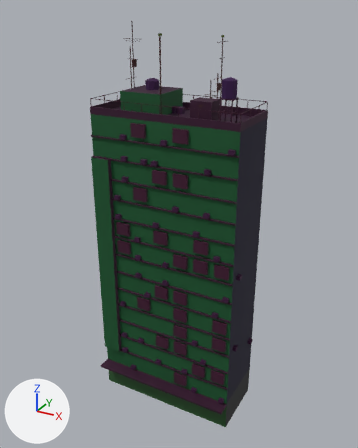
The glTF model public/assets/buildings/slab_k.glb, before and after one commit.
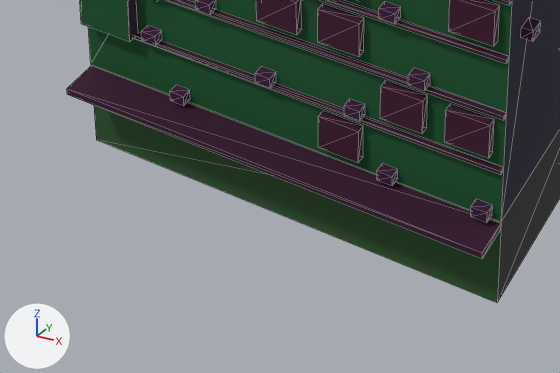
There are two pictures of each version: one whole from a camera (50 mm lens) standing at (33.1, -59.7, 60.5) and looking at (0.3, -0.1, 30.8), one close up on the part from 23% to 68% of the width and 76% to 100% of the height. The axes (+X, +Y, +Z) are drawn at lower left. The lights are the same throughout. The first two pictures are the older version. The close-ups show mesh edges as thin lines. Where no turn or scale is listed for an object, it has been applied to the vertices. Vertices at exactly the same position are counted once.

Names of what the first close-up shows: 'slab_k'.
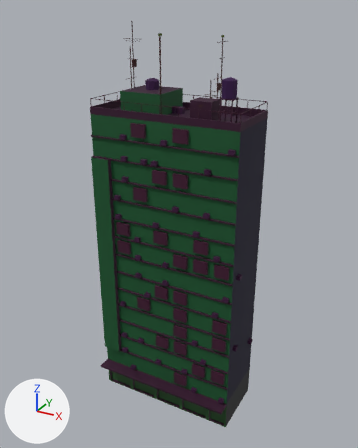
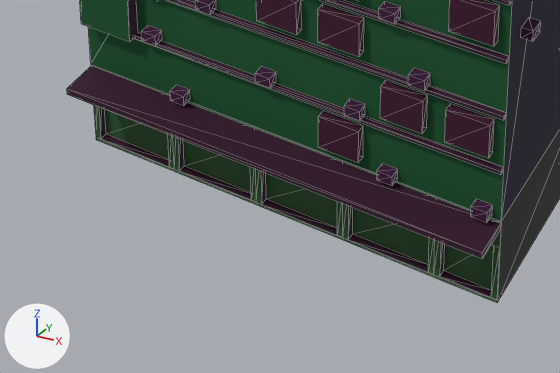
Pixel boxes (x1, y1, x2, y2) of what changed, in the close-ups (560 x 373 px):
part 1 of me_slab_k, cut back: (91, 64, 501, 303) in both

The change, as a list of edits to the scene's bpy script:
```text
Change me_slab_k:
    used by ob_slab_k; location = (0.0, -1.0, 29.36)
    remove me_slab_k.from_pydata(...)  # 1284 vertices, 1640 faces; spans x -11.8..11.8, y -5.8..5.8, z -29.4..29.4
    add me_slab_k.from_pydata(...)  # 1344 vertices, 1728 faces; spans x -11.8..11.8, y -5.8..5.8, z -29.4..29.4
    me_slab_k part 1
    2 faces are deleted
    34 vertices are added at x -11.2..11.2, y -3.8..-3.4, z -29.4..-24.6
    26 new vertices lie (0.0, 0.0, 3.1) away from vertices in x -11.2..11.2, y -3.8..-3.4, z -29.2
    90 new faces join them
```
